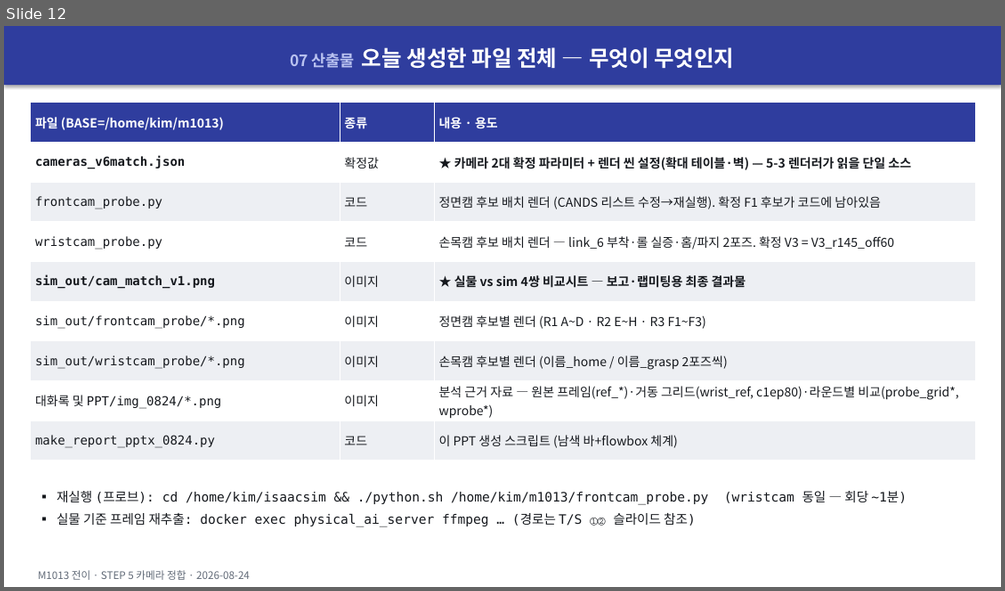
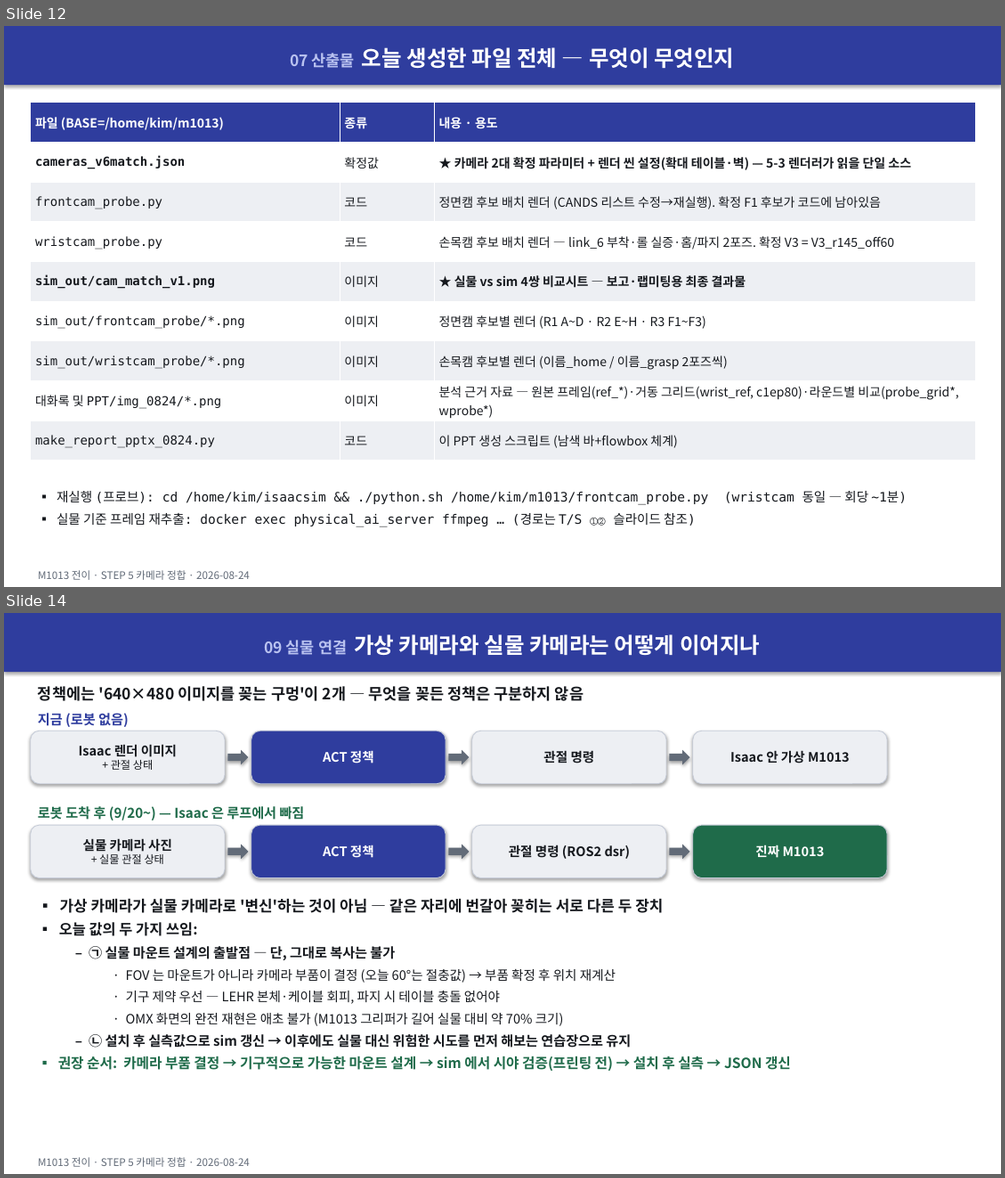
Before and after one commit to dlcodnjs817/m1013, a slide deck: 대화록 및 PPT/M1013_카메라정합_20260824.pptx. Shown one above the other, each under a label of ours: slide 12 before the commit, slides 12 and 14 after it; the slides between them are not shown. The pictures are 1005x591 and 1005x1178 pixels, drawn with LibreOffice and Linux fonts; fonts in the diff are those of the drawing. Boxes give left, top, right and bottom in pixels: in the first picture for what was removed or moved away, otherwise in the second. Text is boxed around its words. In the diff, an @@ line names an element or a change of style, - is before the commit and + after.

```diff
--- a/대화록 및 PPT/M1013_카메라정합_20260824.pptx
+++ b/대화록 및 PPT/M1013_카메라정합_20260824.pptx
@@ slide 14 added at (x1=4, y1=613, x2=1001, y2=1174), background #FFFFFF @@
@@ rectangle added at (x1=4, y1=613, x2=1001, y2=672), fill #2F3D9E, 21 pt, text #FFFFFF, bold @@
+09 실물 연결 가상 카메라와 실물 카메라는 어떻게 이어지나
@@ text added at (x1=38, y1=686, x2=583, y2=701), 15 pt, text #15181D, bold @@
+정책에는 '640×480 이미지를 꽂는 구멍'이 2개 — 무엇을 꽂든 정책은 구분하지 않음
@@ text added at (x1=38, y1=713, x2=129, y2=727), 13 pt, text #2F3D9E, bold @@
+지금 (로봇 없음)
@@ rounded rectangle added at (x1=30, y1=730, x2=225, y2=784), fill #EDEFF3, outline #C6CCD8 0.75 pt, 12.5 pt, text #15181D, bold @@
+Isaac 렌더 이미지
++ 관절 상태
@@ rounded rectangle added at (x1=251, y1=730, x2=446, y2=784), fill #2F3D9E, outline #C6CCD8 0.75 pt, 12.5 pt, text #FFFFFF, bold @@
+ACT 정책
@@ rounded rectangle added at (x1=472, y1=730, x2=666, y2=784), fill #EDEFF3, outline #C6CCD8 0.75 pt, 12.5 pt, text #15181D, bold @@
+관절 명령
@@ rounded rectangle added at (x1=693, y1=730, x2=887, y2=784), fill #EDEFF3, outline #C6CCD8 0.75 pt, 12.5 pt, text #15181D, bold @@
+Isaac 안 가상 M1013
@@ right arrow added at (x1=227, y1=750, x2=249, y2=765), fill #626B78 @@
@@ right arrow added at (x1=448, y1=750, x2=469, y2=765), fill #626B78 @@
@@ right arrow added at (x1=670, y1=750, x2=690, y2=765), fill #626B78 @@
@@ rounded rectangle added at (x1=30, y1=825, x2=225, y2=877), fill #EDEFF3, outline #C6CCD8 0.75 pt, 12.5 pt, text #15181D, bold @@
+실물 카메라 사진
++ 실물 관절 상태
@@ text added at (x1=38, y1=806, x2=305, y2=820), 13 pt, text #1F6B4A, bold @@
+로봇 도착 후 (9/20~) — Isaac 은 루프에서 빠짐
@@ rounded rectangle added at (x1=251, y1=825, x2=446, y2=877), fill #2F3D9E, outline #C6CCD8 0.75 pt, 12.5 pt, text #FFFFFF, bold @@
+ACT 정책
@@ rounded rectangle added at (x1=472, y1=825, x2=666, y2=877), fill #EDEFF3, outline #C6CCD8 0.75 pt, 12.5 pt, text #15181D, bold @@
+관절 명령 (ROS2 dsr)
@@ rounded rectangle added at (x1=693, y1=825, x2=887, y2=877), fill #1F6B4A, outline #C6CCD8 0.75 pt, 12.5 pt, text #FFFFFF, bold @@
+진짜 M1013
@@ right arrow added at (x1=227, y1=844, x2=249, y2=859), fill #626B78 @@
@@ right arrow added at (x1=448, y1=844, x2=469, y2=859), fill #626B78 @@
@@ right arrow added at (x1=670, y1=844, x2=690, y2=859), fill #626B78 @@
@@ text added at (x1=58, y1=898, x2=791, y2=1070), 12.5 pt, text #15181D, bold @@
+▪ 가상 카메라가 실물 카메라로 '변신'하는 것이 아님 — 같은 자리에 번갈아 꽂히는 서로 다른 두 장치
+▪ 오늘 값의 두 가지 쓰임:
+  – ㉠ 실물 마운트 설계의 출발점 — 단, 그대로 복사는 불가
+    · FOV 는 마운트가 아니라 카메라 부품이 결정 (오늘 60°는 절충값) → 부품 확정 후 위치 재계산
+    · 기구 제약 우선 — LEHR 본체·케이블 회피, 파지 시 테이블 충돌 없어야
+    · OMX 화면의 완전 재현은 애초 불가 (M1013 그리퍼가 길어 실물 대비 약 70% 크기)
+  – ㉡ 설치 후 실측값으로 sim 갱신 → 이후에도 실물 대신 위험한 시도를 먼저 해보는 연습장으로 유지
+▪ 권장 순서: 카메라 부품 결정 → 기구적으로 가능한 마운트 설계 → sim 에서 시야 검증(프린팅 전) → 설치 후 실측 → JSON 갱신
@@ text added at (x1=38, y1=1157, x2=250, y2=1167), 10 pt, text #626B78 @@
+M1013 전이 · STEP 5 카메라 정합 · 2026-08-24
```
Also in this commit, not shown: 4 slides changed, 3 other slides added, 1 slide removed, 2 other files.
